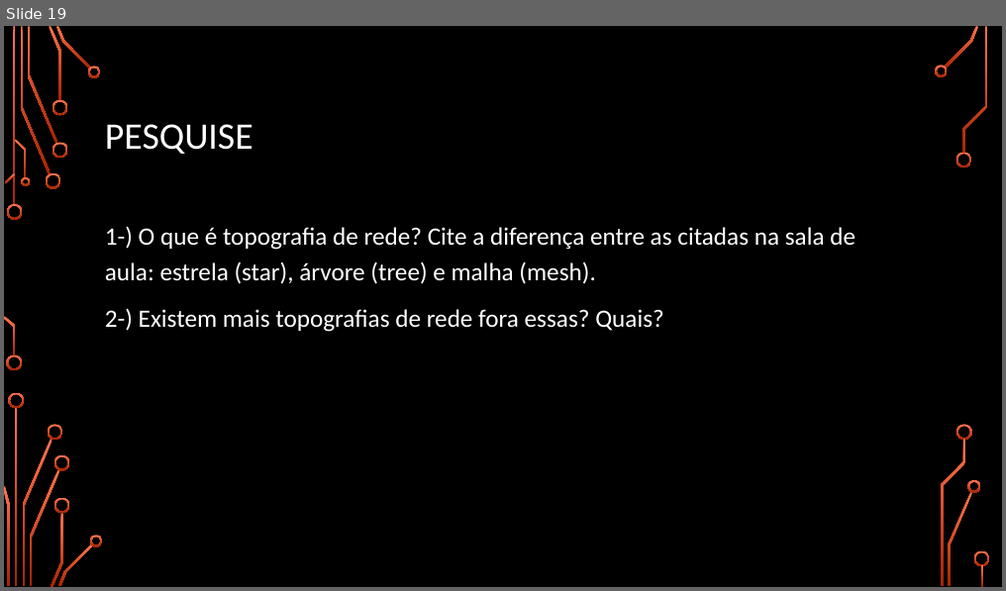
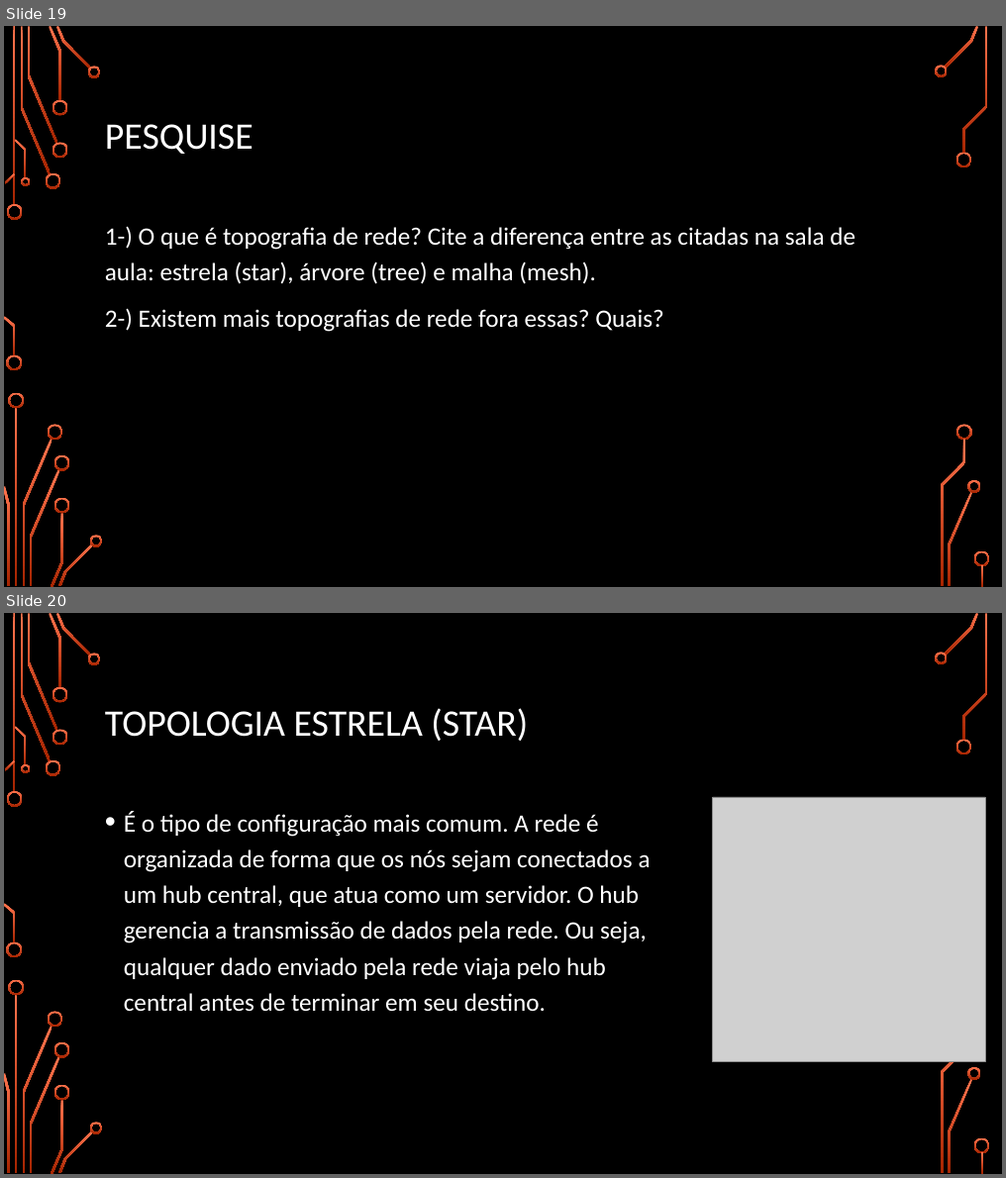
Before and after one commit to luisfernandospoljaric/SENAI2024, a slide deck: IoT 60h/Protocolos de comunicacao/ZigBee.pptx. Shown one above the other, each under a label of ours: slide 19 before the commit, slides 19 and 20 after it. The pictures are 1006x591 and 1006x1178 pixels, drawn with LibreOffice and Linux fonts; fonts in the diff are those of the drawing; grey boxes stand for pictures; background and template pictures are left out. Boxes give left, top, right and bottom in pixels: in the first picture for what was removed or moved away, otherwise in the second. Text is boxed around its words. In the diff, an @@ line names an element or a change of style, - is before the commit and + after.

```diff
--- a/IoT 60h/Protocolos de comunicacao/ZigBee.pptx
+++ b/IoT 60h/Protocolos de comunicacao/ZigBee.pptx
@@ slide 20 added at (x1=4, y1=613, x2=1002, y2=1174), background picture (left out); not listed: 35 template elements that a slide beside it also shows @@
@@ title added at (x1=105, y1=708, x2=528, y2=741), 36 pt, text #FFFFFF @@
+TOPOLOGIA ESTRELA (STAR)
@@ text added at (x1=124, y1=811, x2=650, y2=1012), 24 pt, text #FFFFFF @@
+• É o tipo de configuração mais comum. A rede é organizada de forma que os nós sejam conectados a um hub central, que atua como um servidor. O hub gerencia a transmissão de dados pela rede. Ou seja, qualquer dado enviado pela rede viaja pelo hub central antes de terminar em seu destino.
@@ picture added at (x1=713, y1=797, x2=986, y2=1061) @@
```
Also in this commit, not shown: 8 other slides added.
